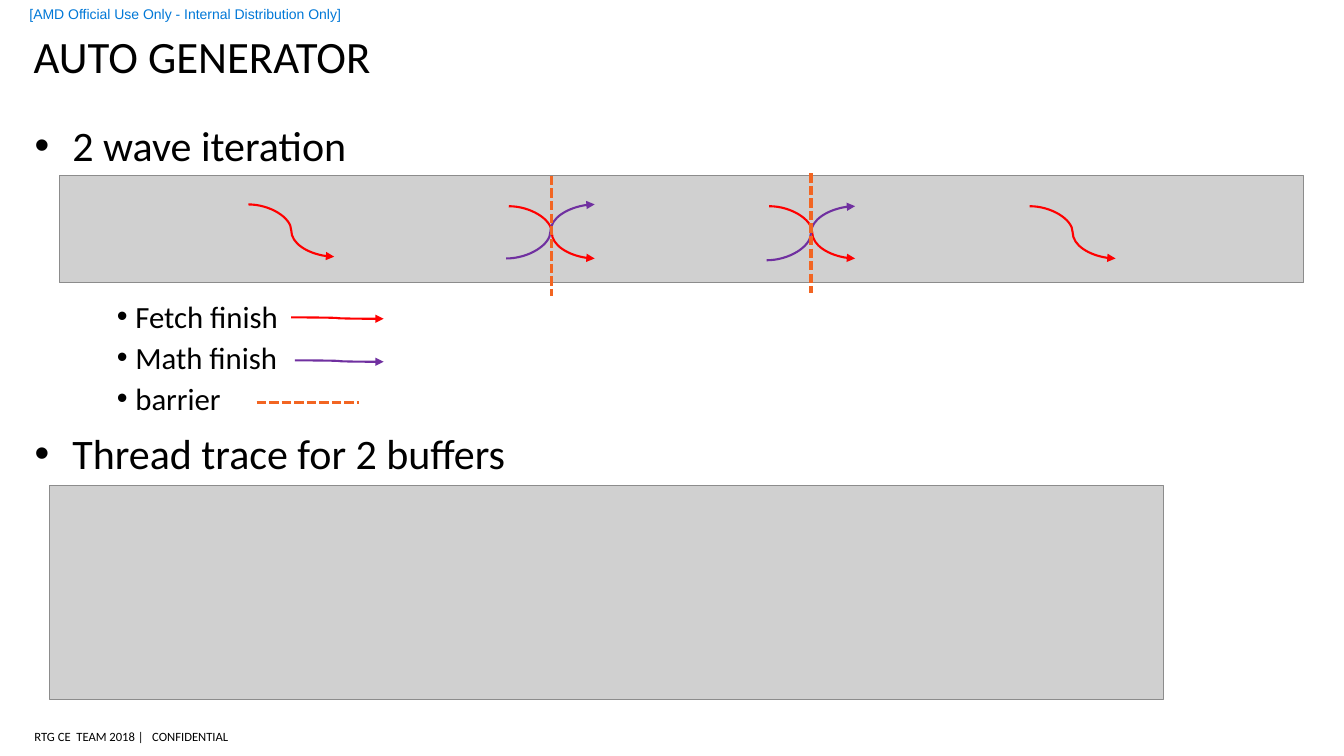
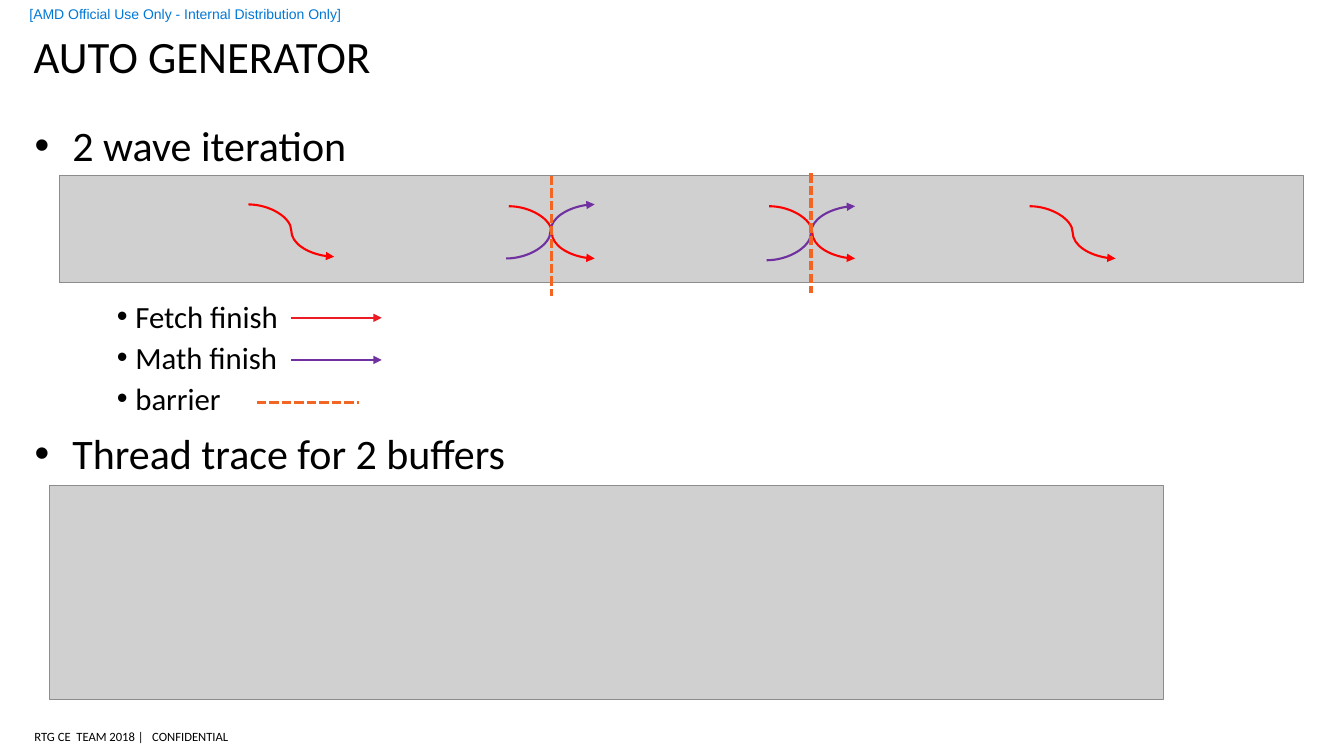
Before and after one commit to feifei14119/TensileLite, a slide deck: slide 5 of doc/mfma gemm.pptx. Drawn at 1344x756 pixels with LibreOffice and Linux fonts; fonts in the diff are those of the drawing; grey boxes stand for pictures; background and template pictures are left out. Boxes give left, top, right and bottom in pixels: in the first picture for what was removed or moved away, otherwise in the second. Text is boxed around its words. In the diff, an @@ line names an element or a change of style, - is before the commit and + after.

```diff
--- a/doc/mfma gemm.pptx
+++ b/doc/mfma gemm.pptx
@@ curved arrow removed from (291, 318) to (384, 319) @@
@@ arrow added from (291, 318) to (382, 318), #ED1C24 1.5 pt @@
@@ curved arrow moved from (295, 361) - (384, 362) to (291, 360) - (382, 360) @@
@@ curved arrow (291, 360) - (382, 360): curved arrow to arrow @@
```
Also in this commit, not shown: 7 slides added, 5 other files.
